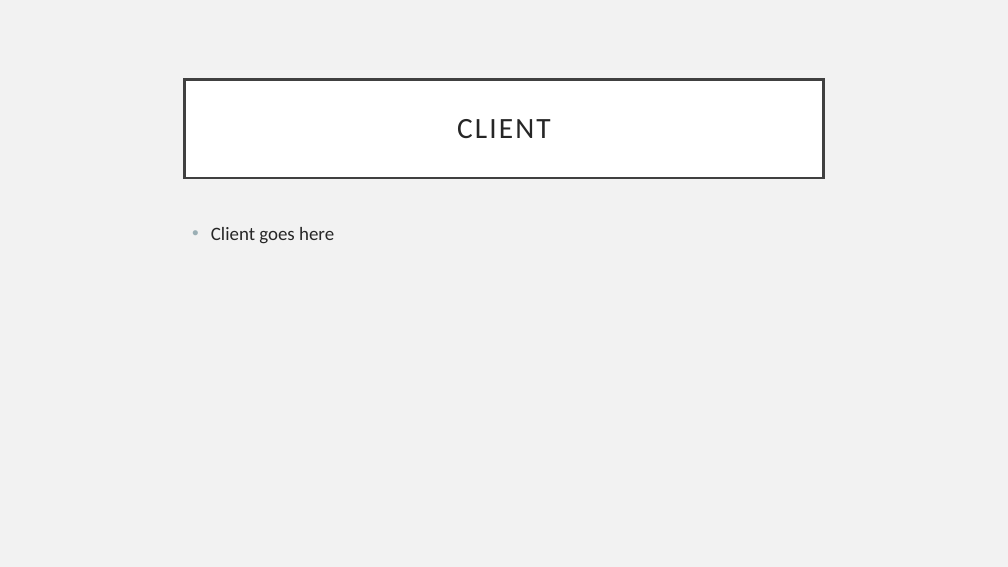
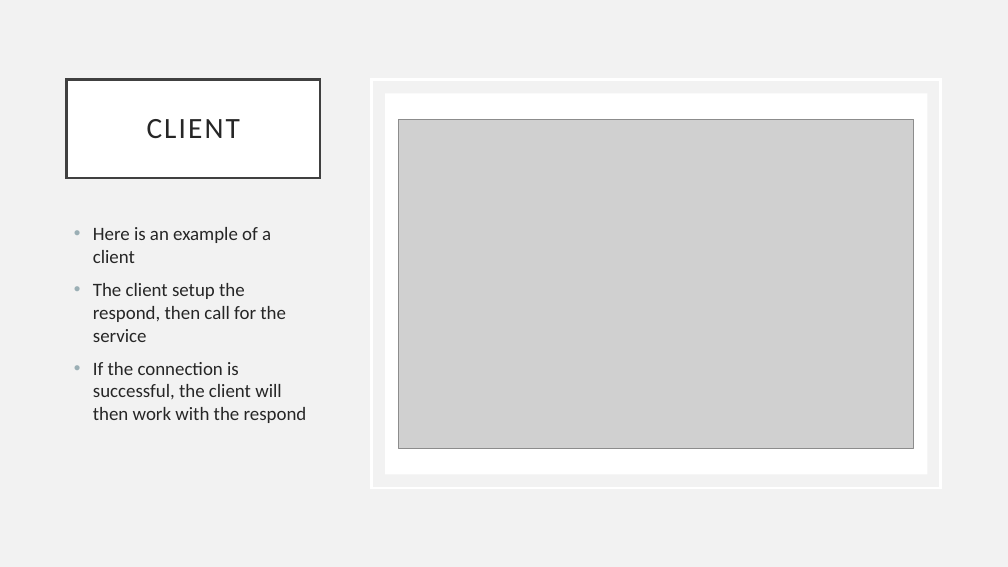
Before and after one commit to fpt-corp/DiRa, a slide deck: slide 7 of Reference/ROS/Working with ROS service.pptx. Drawn at 1008x567 pixels with LibreOffice and Linux fonts; fonts in the diff are those of the drawing; grey boxes stand for pictures. Boxes give left, top, right and bottom in pixels: in the first picture for what was removed or moved away, otherwise in the second. Text is boxed around its words. In the diff, an @@ line names an element or a change of style, - is before the commit and + after.

```diff
--- a/Reference/ROS/Working with ROS service.pptx
+++ b/Reference/ROS/Working with ROS service.pptx
@@ title "CLIENT": place and size @@
-title "CLIENT" at [185, 79, 823, 178]
+title "CLIENT" at [67, 79, 320, 178]
@@ rectangle added at [371, 79, 941, 488], outline #FFFFFF 2.5 pt @@
@@ rectangle added at [385, 93, 927, 474], fill #FFFFFF @@
@@ picture added at [399, 119, 913, 449] @@
@@ text at [93, 227, 307, 423]: text changed @@
-• Client goes here
+• Here is an example of a client
+• The client setup the respond, then call for the service
+• If the connection is successful, the client will then work with the respond
```
Also in this commit, not shown: 3 other slides changed, 1 slide added, 2 other files.
